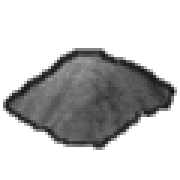
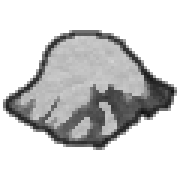
Two versions of the same layered image (180px x 180px). Layer-by-layer changes:
added layer "snow line" above "snow" over [3, 30, 177, 150]
added layer "snow" above "line" over [15, 33, 153, 144]
hid "line" over [3, 48, 177, 150]
